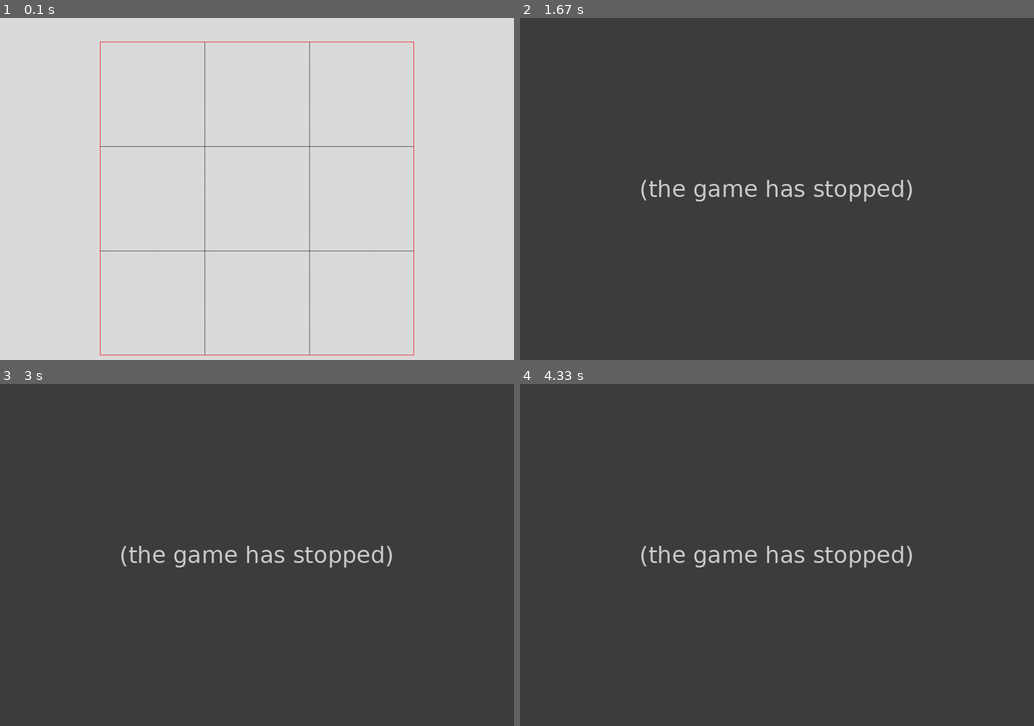
Above: before the commit, frames 1-4 (two rows, left to right).
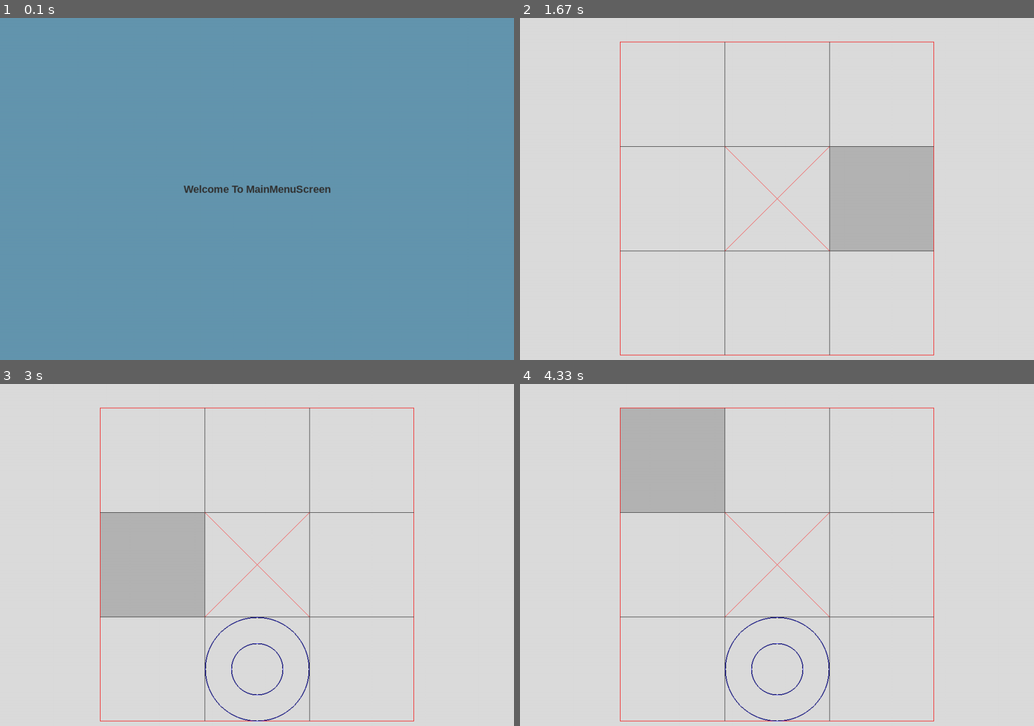
Above: after the commit, the same moments.

Repository: CoDen256/TicTacToe
Game: pygame game, started from app/TicTacToe.py
The game is run twice, just before and just after one commit, with the same random seed, the same clock (stepped at 60 frames per second) and the same inputs.
Inputs (mouse positions are in pixels of both pictures, inside the frame that each line leads up to):
- Up to frame 1 (0.1 s): no input
- Up to frame 2 (1.67 s): tap 1 at 0.33 s; tap Space at 0.67 s; tap 0 at 1 s; press the mouse at (777, 199) at 1.37 s; move the mouse to (828, 195) at 1.47 s; release the mouse at (874, 192) at 1.6 s
- Up to frame 3 (3 s): click (71, 572) at 1.72 s; click (246, 678) at 2.05 s; press the mouse at (257, 565) at 2.37 s; move the mouse to (349, 596) at 2.47 s; release the mouse at (447, 623) at 2.6 s; press the mouse at (257, 565) at 2.7 s; move the mouse to (200, 544) at 2.8 s; release the mouse at (143, 527) at 2.93 s
- Up to frame 4 (4.33 s): press the mouse at (777, 565) at 3.03 s; move the mouse to (756, 503) at 3.13 s; release the mouse at (730, 445) at 3.27 s; press the mouse at (777, 565) at 3.37 s; move the mouse to (848, 517) at 3.47 s; release the mouse at (920, 472) at 3.6 s; press the mouse at (777, 565) at 3.7 s; move the mouse to (848, 572) at 3.8 s; release the mouse at (926, 582) at 3.93 s; press the mouse at (777, 565) at 4.03 s; move the mouse to (735, 517) at 4.13 s; release the mouse at (694, 469) at 4.27 s

The runs differ from the first frame. In frame 1, 100% of the frame differs, in the area x 0-100%, y 0-100%; in frame 2, 99%; in frame 3, 99%; in frame 4, 99%.
Error before the commit: AttributeError: 'MainMenuScreen' object has no attribute 'handle_input' (TicTacToe.py line 27); the game stopped at 0.67 s (later frames are placeholders)

Commit message:
screen changing fixes

Diff:
--- a/app/TicTacToe.py
+++ b/app/TicTacToe.py
@@ -11,12 +11,11 @@
         self.window = pygame.display.set_mode(self.size)
         self.current_screen = None
         self.mainloop = None
-        self.type = None
 
         pygame.init()
 
     def run(self, screen):
-        self.current_screen = screen_manager.screens[screen](self)
+        self.current_screen = screen
         self.current_screen.create()
 
         self.mainloop = True
@@ -36,6 +35,8 @@
         self.mainloop = False
         quit_game()
 
+    def screen(self, name):
+        return screen_manager.screens[name]
+
 game = TicTacToe(1080, 720)
-game.type = 0
-game.run("Game")
+game.run(game.screen("MainMenuScreen")(game))
--- a/app/screens/GameScreen.py
+++ b/app/screens/GameScreen.py
@@ -11,9 +11,9 @@
 
 
 class GameScreen:
-    def __init__(self, game):
+    def __init__(self, game, type):
         self.game = game
-        self.type = self.game.type
+        self.type = type
         # type == 0 - Static
         # type == 1 - Expandable
 
@@ -43,7 +43,7 @@
                     self.game.quit()
 
                 if e.key == pygame.K_SPACE:
-                    self.game.change_screen("MainMenu")
+                    self.game.change_screen(self.game.screen("MainMenuScreen")(self.game))
 
     def update(self):
         self.update_current()
--- a/app/screens/MainMenuScreen.py
+++ b/app/screens/MainMenuScreen.py
@@ -6,12 +6,11 @@
 class MainMenuScreen:
     def __init__(self, game):
         self.game = game
-        self.game.type = None
 
     def create(self):
         self.surface = pygame.Surface(self.game.size)
 
-    def handleInput(self):
+    def handle_input(self):
         for e in pygame.event.get():
             if e.type == pygame.QUIT:
                 self.game.quit()
@@ -21,11 +20,9 @@
                     self.game.quit()
 
                 if e.key == pygame.K_0:
-                    self.game.type = 0
-                    self.game.change_screen("Game")
+                    self.game.change_screen(self.game.screen("GameScreen")(self.game, 0))
                 if e.key == pygame.K_1:
-                    self.game.type = 1
-                    self.game.change_screen("Game")
+                    self.game.change_screen(self.game.screen("GameScreen")(self.game, 1))
 
     def update(self):
         pass
--- a/app/screens/screen_manager.py
+++ b/app/screens/screen_manager.py
@@ -2,6 +2,6 @@
 from screens.MainMenuScreen import MainMenuScreen
 
 screens = {
-    "MainMenu" : MainMenuScreen,
-    "Game"     : GameScreen
+    "MainMenuScreen" : MainMenuScreen,
+    "GameScreen" : GameScreen
 }
